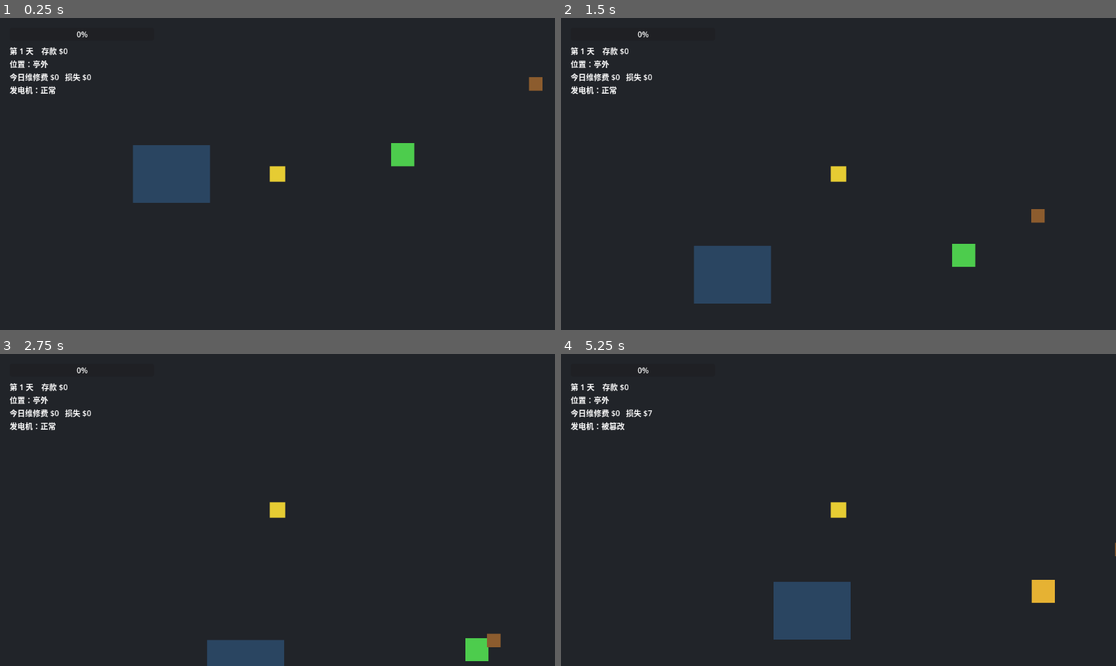
Above: before the commit, frames 1-4 (two rows, left to right).
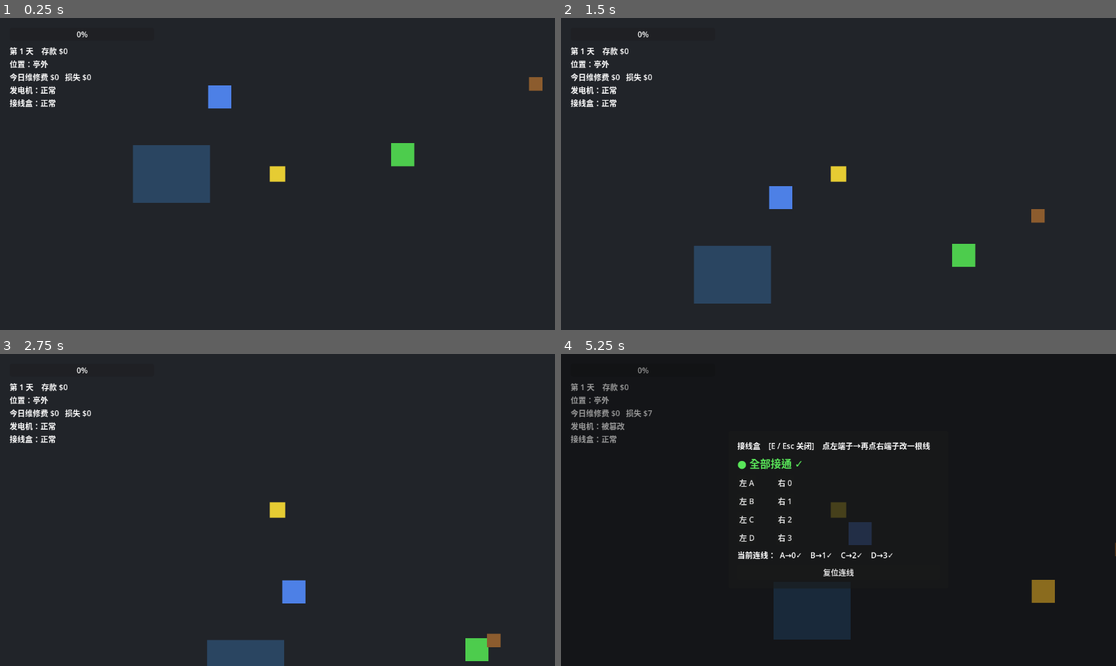
Above: after the commit, the same moments.

Repository: Zhi-Liao-jz/gamejam
Game: Godot game, scene res://scenes/main.tscn
Same seed, same stepped clock (60 frames per second), same inputs: the game is played once before the commit and once after it.
Inputs:
- Up to frame 1 (0.25 s): no input
- Up to frame 2 (1.5 s): tap Enter at 0.5 s; hold E (interact) 0.53-1.28 s; hold W (move_up) from 0.53 s (still down); tap Space at 0.77, 1.07 s; tap N (next_day) at 0.8, 1.35 s
- Up to frame 3 (2.75 s): tap Space at 1.52, 1.55, 1.82, 2.1 s; release W (move_up) at 2.03 s; hold A (move_left) from 2.03 s (still down); hold E (interact) from 2.03 s (still down)
- Up to frame 4 (5.25 s): release E (interact) at 2.78 s; tap E (interact) at 2.85, 4.55 s; tap Space at 3.02, 3.32, 3.77, 3.8, 4.07, 4.52, 4.82 s; tap N (next_day) at 3.05, 3.6 s; release A (move_left) at 3.53 s; hold S (move_down) 3.53-4.28 s; tap Escape (ui_cancel) at 4.15 s; hold D (move_right) 4.28-5.03 s; tap Enter at 4.35 s; hold W (move_up) from 5.03 s (still down); hold E (interact) from 5.03 s (still down)

The runs differ from the first frame. In frame 1, 0.4% of the frame differs, in the area x 1-42%, y 21-30%; in frame 2, 0.4%; in frame 3, 0.4%; in frame 4, 5.3%, in the area x 1-100%, y 4-92%.

Commit message:
实现 Demo 第5a步：接线盒(第二种设备/连线谜题) + 失败通关判定
- 新增 JunctionBox(extends BaseDevice)：连线谜题，错接/短路映射 NORMAL/TAMPERED/FAULT/SEVERE，
  复用统一接口——猴子/HUD/经济/player 零改动自动支持第二种设备
- 新增连线面板 junction_panel.gd(点两下接线，灰盒，不暂停世界)
- 失败/通关判定：BaseDevice 加 is_fatal()(SEVERE 持续 6s=致命)，Game 加 has_fatal_fault/is_bankrupt
- day 流程按 outcome 分支：致命/破产→game over 只重试不入账不推进天；烟抽完无故障→通关
- 双设备声音方位+音色区分(接线盒左/电火花，发电机右/喘振)，亭内可辨

Diff:
--- a/global/game_state.gd
+++ b/global/game_state.gd
@@ -5,6 +5,7 @@
 # ---------- 配置（先写死） ----------
 const DAY_LENGTH: float = 30.0  # 抽完一根烟需要的秒数（= 一天长度）
 const BASE_WAGE: int = 100  # 每天基础工资
+const BANKRUPT_LINE: int = 0  # 预计存款低于此值即破产（对应文档"工资为负"的累计语义）
 
 # ---------- 运行时状态 ----------
 var day: int = 1
@@ -38,6 +39,26 @@
 	return BASE_WAGE - today_repair_cost - int(today_loss)
 
 
+# ---------- 失败 / 通关判定（纯函数，集中在 Game）----------
+## 是否有设备彻底损坏（致命）—— 任一设备 is_fatal()。
+func has_fatal_fault() -> bool:
+	for node: Node in get_tree().get_nodes_in_group("devices"):
+		var dev := node as BaseDevice
+		if dev and dev.is_fatal():
+			return true
+	return false
+
+
+## 结算后的预计存款 = 当前存款 + 当天工资（工资含损失/维修费扣除）。
+func projected_money() -> int:
+	return money + compute_wage()
+
+
+## 是否资不抵债（破产）。
+func is_bankrupt() -> bool:
+	return projected_money() < BANKRUPT_LINE
+
+
 ## 结算入账并进入下一天（结算规则集中在 Game，状态机只负责转场）
 func settle_and_advance(earned: int) -> void:
 	money += earned
--- a/global/sound_manager.gd
+++ b/global/sound_manager.gd
@@ -39,6 +39,9 @@
 	# 猴子声（第3步）——亭内只靠这些判断外面：脚步=预警，翻找=决策窗口
 	_streams["monkey_step"] = _make_tone(130.0, "square", 0.5, true, 0.22, 0.0, 4.0)
 	_streams["monkey_fiddle"] = _make_tone(420.0, "saw", 0.5, true, 0.28, 9.0)
+	# 接线盒声（第5a步）——音色明显区别于发电机，亭内能听出是哪个设备在响
+	_streams["jbox_tampered"] = _make_tone(330.0, "square", 0.5, true, 0.16, 7.0)  # 继电器嗡鸣
+	_streams["jbox_fault"] = _make_tone(160.0, "saw", 0.5, true, 0.45, 0.0, 8.0)  # 电火花/跳闸噼啪
 
 
 ## 合成一段 16-bit 单声道 PCM 音。loop=true 时按整数周期取样以保证无缝循环。
--- a/scenes/main.tscn
+++ b/scenes/main.tscn
@@ -13,6 +13,8 @@
 [ext_resource type="Script" path="res://scripts/entities/monkey_states/tampering.gd" id="11_tamper"]
 [ext_resource type="Script" path="res://scripts/entities/monkey_states/fleeing.gd" id="12_flee"]
 [ext_resource type="Script" path="res://scripts/ui/generator_panel.gd" id="13_genpanel"]
+[ext_resource type="Script" path="res://scripts/devices/junction_box.gd" id="14_jbox"]
+[ext_resource type="Script" path="res://scripts/ui/junction_panel.gd" id="15_jboxpanel"]
 
 [sub_resource type="RectangleShape2D" id="Rect_booth"]
 size = Vector2(160, 120)
@@ -57,6 +59,13 @@
 script = ExtResource("5_gen")
 
 [node name="CollisionShape2D" type="CollisionShape2D" parent="World/Generator"]
+shape = SubResource("Rect_gen")
+
+[node name="JunctionBox" type="Area2D" parent="World"]
+position = Vector2(-120, -160)
+script = ExtResource("14_jbox")
+
+[node name="CollisionShape2D" type="CollisionShape2D" parent="World/JunctionBox"]
 shape = SubResource("Rect_gen")
 
 [node name="Player" type="CharacterBody2D" parent="World"]
@@ -140,3 +149,9 @@
 
 [node name="GeneratorPanel" type="Control" parent="GenPanelLayer"]
 script = ExtResource("13_genpanel")
+
+[node name="JBoxPanelLayer" type="CanvasLayer" parent="."]
+layer = 4
+
+[node name="JunctionPanel" type="Control" parent="JBoxPanelLayer"]
+script = ExtResource("15_jboxpanel")
--- a/scripts/day/day_settlement.gd
+++ b/scripts/day/day_settlement.gd
@@ -2,21 +2,25 @@
 ## 一天的"结算"状态：算工资、弹结算面板，等玩家选择下一天 / 重试。
 
 var wage: int = 0
+var outcome: String = "win_day"  # win_day / fail_fatal / fail_bankrupt
 
 
-func enter(_msg: Dictionary = {}) -> void:
+func enter(msg: Dictionary = {}) -> void:
+	outcome = msg.get("outcome", "win_day")
 	wage = Game.compute_wage()
 	var data := {
 		"base": Game.BASE_WAGE,
 		"repair": Game.today_repair_cost,
 		"loss": int(Game.today_loss),
 		"wage": wage,
+		"outcome": outcome,
 	}
 	EventBus.push_event("show_settlement", data)
 
 
 func update(_delta: float) -> void:
-	if Input.is_action_just_pressed("next_day"):
+	# 失败(game over)时屏蔽 [N]：当天工资不入账、不推进天，只能 [R] 重试当天
+	if outcome == "win_day" and Input.is_action_just_pressed("next_day"):
 		Game.settle_and_advance(wage)
 		fsm.transition_to(&"Working")
 	elif Input.is_action_just_pressed("retry"):
--- a/scripts/day/day_working.gd
+++ b/scripts/day/day_working.gd
@@ -8,8 +8,15 @@
 
 
 func update(delta: float) -> void:
+	# 失败判定：设备彻底损坏 / 资不抵债 → 当天提前结束(game over)
+	if Game.has_fatal_fault():
+		fsm.transition_to(&"Settlement", {"outcome": "fail_fatal"})
+		return
+	if Game.is_bankrupt():
+		fsm.transition_to(&"Settlement", {"outcome": "fail_bankrupt"})
+		return
 	if Game.player_in_booth:
 		Game.smoke_progress += delta / Game.DAY_LENGTH
 		if Game.smoke_progress >= 1.0:
 			Game.smoke_progress = 1.0
-			fsm.transition_to(&"Settlement")
+			fsm.transition_to(&"Settlement", {"outcome": "win_day"})
--- a/scripts/devices/base_device.gd
+++ b/scripts/devices/base_device.gd
@@ -5,11 +5,14 @@
 
 enum DeviceState { NORMAL, TAMPERED, FAULT, SEVERE }  # 正常 / 被篡改 / 故障 / 严重故障
 
+const FATAL_SECS := 6.0  # 严重故障(SEVERE)持续超此秒数 = 致命(设备彻底损坏)
+
 @export var device_name: String = "设备"
 @export var repair_fee: int = 10  # 每次修复的费用
 @export var loss_per_second: int = 5  # 故障时每秒造成的损失
 
 var state: DeviceState = DeviceState.NORMAL
+var _severe_time: float = 0.0  # SEVERE 持续时长，用于 is_fatal()
 
 # 设备自带的位置音频：用 Godot 内建 2D 音频，自动按距离衰减 + 左右声像。
 # 不走 SoundManager 的 _is_on_screen 过滤——亭内画面被遮、设备不在屏幕，但声音必须照常播放。
@@ -30,6 +33,8 @@
 	_device_process(delta)
 	if state == DeviceState.FAULT or state == DeviceState.SEVERE:
 		Game.add_loss(loss_per_second * delta)
+	if state == DeviceState.SEVERE:
+		_severe_time += delta
 
 
 # ---------- 子类重写点 ----------
@@ -82,6 +87,16 @@
 	repair()
 
 
+## 是否已彻底损坏（致命）：仅严重故障(SEVERE)持续超 FATAL_SECS。普通设备到不了 SEVERE → 恒 false。
+func is_fatal() -> bool:
+	return state == DeviceState.SEVERE and _severe_time >= FATAL_SECS
+
+
+## 距致命还剩多少秒（供面板倒计时显示）。
+func severe_remaining() -> float:
+	return maxf(0.0, FATAL_SECS - _severe_time)
+
+
 func state_text() -> String:
 	match state:
 		DeviceState.NORMAL:
@@ -99,6 +114,8 @@
 	if s == state:
 		return
 	var was_faulted := state == DeviceState.FAULT or state == DeviceState.SEVERE
+	if s != DeviceState.SEVERE:
+		_severe_time = 0.0  # 离开严重故障即清零，避免再次进入时残留累时提前致命
 	state = s
 	set_process(s != DeviceState.NORMAL)  # 仅异常态需要逐帧推进/累损
 	queue_redraw()  # 外观只依赖 state，状态变化时重绘一次即可
--- /dev/null
+++ b/scripts/devices/junction_box.gd
@@ -0,0 +1,133 @@
+class_name JunctionBox
+extends BaseDevice
+## 接线盒：N 个左端子各接到一个右端子，玩家在面板里把连线接回正确组合。
+## 错接越多越严重；短路(两根接同一处)= 严重故障(致命预备)。猴子捣乱 = 拔线/交换/乱接。
+## 照搬发电机的子类模板，只新增重写点，不动 BaseDevice 框架（验证设备统一接口）。
+
+const N := 4  # 4 个左端子 A/B/C/D ↔ 4 个右端子 0/1/2/3
+const TARGET: Array[int] = [0, 1, 2, 3]  # 正确组合 = 恒等直连（写死，所有天相同）
+const SHORT_CIRCUIT_FINE := 15  # 每次跌入短路的一次性罚款（计入今日维修费）
+
+var wiring: Array[int] = [0, 1, 2, 3]  # wiring[i] = 第 i 个左端子当前接到的右端子编号
+var _was_short := false
+
+
+func _setup() -> void:
+	device_name = "接线盒"
+	repair_fee = 0  # 无一键修，只能在面板里接对
+	loss_per_second = 10  # 略高于发电机 8，短路更烧钱
+	_reset_to_day()
+	EventBus.subscribe("hide_settlement", _reset_to_day)
+
+
+# ---------- 派生量（现算不缓存）----------
+func wrong_count() -> int:
+	var c := 0
+	for i in N:
+		if wiring[i] != TARGET[i]:
+			c += 1
+	return c
+
+
+## 是否短路：有两根线接到同一个右端子（连线非排列）。
+func is_short() -> bool:
+	var counts: Array[int] = []
+	counts.resize(N)
+	counts.fill(0)
+	for i in N:
+		counts[wiring[i]] += 1
+	for c in counts:
+		if c >= 2:
+			return true
+	return false
+
+
+# ---------- 失配 → 离散状态（复用 _set_state，零改框架）----------
+## 短路或错接≥3根 → SEVERE（致命预备，倒计时）；这是让失败判定真正可达的关键。
+func sync_state() -> void:
+	# 短路罚款：本帧短路且上帧不短路 = 上升沿，罚一次（玩家误接或猴子乱接都算）
+	var short_now := is_short()
+	if short_now and not _was_short:
+		Game.add_repair_cost(SHORT_CIRCUIT_FINE)
+	_was_short = short_now
+
+	if short_now or wrong_count() >= 3:
+		_set_state(DeviceState.SEVERE)
+	elif wrong_count() == 0:
+		_set_state(DeviceState.NORMAL)
+	elif wrong_count() <= 1:
+		_set_state(DeviceState.TAMPERED)
+	else:  # 错接 2 根
+		_set_state(DeviceState.FAULT)
+
+
+func _device_process(delta: float) -> void:
+	sync_state()
+	# TAMPERED 区间子类自扣；FAULT/SEVERE 交 base._process 扣（互斥，零双扣）
+	if state == DeviceState.TAMPERED:
+		Game.add_loss(loss_per_second * delta)
+
+
+# ---------- 按当天复位到正确连线（开局/新一天正常）----------
+func _reset_to_day() -> void:
+	wiring = TARGET.duplicate()
+	_was_short = false
+	_severe_time = 0.0
+	sync_state()
+
+
+# ---------- 猴子捣乱：随机拔线/交换/乱接（复用统一接口）----------
+func _on_tamper() -> void:
+	# 1/3 乱接短路 → 严重故障(致命倒计时)；2/3 交换两根线 → 故障(持续扣费)。
+	# 形成"致命 vs 仅烧钱"的梯度（注：恒等基线上单根改线必撞车=短路，故只用交换做非短路的错接）。
+	if randi() % 3 == 0:
+		var i := randi() % N
+		var k := (i + 1 + randi() % (N - 1)) % N
+		wiring[i] = wiring[k]  # 把某根接到另一根已占用的右端子 = 短路
+	else:
+		_swap_two()
+	sync_state()
+	# 兜底：随机恰好仍正确 → 强制交换一对，保证越界，猴子不空跑
+	if state == DeviceState.NORMAL:
+		_swap_two()
+		sync_state()
+
+
+func _swap_two() -> void:
+	var i := randi() % N
+	var j := (i + 1 + randi() % (N - 1)) % N
+	var tmp := wiring[i]
+	wiring[i] = wiring[j]
+	wiring[j] = tmp
+
+
+# ---------- 靠近交互：打开连线面板 ----------
+func interact() -> void:
+	EventBus.push_event("open_junction_panel", [self])
+
+
+func inspect() -> Dictionary:
+	var d := super.inspect()
+	d["wiring"] = wiring
+	d["wrong"] = wrong_count()
+	d["short"] = is_short()
+	return d
+
+
+func _sound_key_for(s: DeviceState) -> String:
+	match s:
+		DeviceState.TAMPERED:
+			return "jbox_tampered"
+		DeviceState.FAULT, DeviceState.SEVERE:
+			return "jbox_fault"
+	return ""
+
+
+func _draw() -> void:
+	var col := Color(0.3, 0.5, 0.9)  # 正常: 蓝（区别于发电机绿）
+	match state:
+		DeviceState.TAMPERED:
+			col = Color(0.95, 0.6, 0.2)  # 被篡改: 橙
+		DeviceState.FAULT, DeviceState.SEVERE:
+			col = Color(0.9, 0.2, 0.2)  # 故障/严重: 红
+	draw_rect(Rect2(-24, -24, 48, 48), col)
--- a/scripts/ui/hud.gd
+++ b/scripts/ui/hud.gd
@@ -35,9 +35,22 @@
 
 func _on_show_settlement(data: Dictionary) -> void:
 	settlement.visible = true
+	var outcome: String = data.get("outcome", "win_day")
+	var header := ""
+	var footer := "[N] 进入下一天      [R] 重试当天"
+	match outcome:
+		"fail_fatal":
+			header = "⚠ 设备彻底损坏 · 当天作废\n\n"
+			footer = "[R] 重试当天"
+		"fail_bankrupt":
+			header = "⚠ 资不抵债 · 破产\n\n"
+			footer = "[R] 重试当天"
 	settlement_label.text = (
-		"今日结算\n\n基础工资：$%d\n维修费：-$%d\n设备损失：-$%d\n--------------------\n当天收入：$%d\n\n[N] 进入下一天      [R] 重试当天"
-		% [data["base"], data["repair"], data["loss"], data["wage"]]
+		header
+		+ (
+			"今日结算\n\n基础工资：$%d\n维修费：-$%d\n设备损失：-$%d\n--------------------\n当天收入：$%d\n\n%s"
+			% [data["base"], data["repair"], data["loss"], data["wage"], footer]
+		)
 	)
 
 
--- /dev/null
+++ b/scripts/ui/junction_panel.gd
@@ -0,0 +1,169 @@
+extends Control
+## 接线盒控制台（灰盒，代码构建 UI）。点左端子再点右端子改一根线，把连线接回正确组合。
+## 不暂停世界——开面板时烟仍在烧、猴子仍在跑。仿 generator_panel.gd。
+
+const LEFT_NAMES := ["A", "B", "C", "D"]
+
+var _jbox: JunctionBox = null
+var _picked_left := -1
+
+var _lamp: Label
+var _countdown: Label
+var _wires_label: Label
+var _left_btns: Array[Button] = []
+
+
+func _ready() -> void:
+	visible = false
+	mouse_filter = Control.MOUSE_FILTER_STOP
+	set_anchors_and_offsets_preset(Control.PRESET_FULL_RECT)
+	_build_ui()
+	EventBus.subscribe("open_junction_panel", _on_open)
+	# 进结算/新一天时强制关闭
+	EventBus.subscribe("show_settlement", _on_force_close)
+	EventBus.subscribe("hide_settlement", _on_force_close)
+
+
+func _build_ui() -> void:
+	var dim := ColorRect.new()
+	dim.color = Color(0, 0, 0, 0.4)
+	dim.set_anchors_and_offsets_preset(Control.PRESET_FULL_RECT)
+	dim.mouse_filter = Control.MOUSE_FILTER_IGNORE
+	add_child(dim)
+
+	var center := CenterContainer.new()
+	center.set_anchors_and_offsets_preset(Control.PRESET_FULL_RECT)
+	center.mouse_filter = Control.MOUSE_FILTER_IGNORE
+	add_child(center)
+
+	var margin := MarginContainer.new()
+	for side in ["margin_left", "margin_right", "margin_top", "margin_bottom"]:
+		margin.add_theme_constant_override(side, 18)
+
+	var panel := PanelContainer.new()
+	panel.add_child(margin)
+	center.add_child(panel)
+
+	var vbox := VBoxContainer.new()
+	vbox.custom_minimum_size = Vector2(420, 0)
+	vbox.add_theme_constant_override("separation", 8)
+	margin.add_child(vbox)
+
+	var title := Label.new()
+	title.text = "接线盒    [E / Esc 关闭]    点左端子→再点右端子改一根线"
+	vbox.add_child(title)
+
+	_lamp = Label.new()
+	_lamp.add_theme_font_size_override("font_size", 22)
+	vbox.add_child(_lamp)
+
+	_countdown = Label.new()
+	_countdown.add_theme_font_size_override("font_size", 18)
+	_countdown.modulate = Color(0.95, 0.4, 0.35)
+	vbox.add_child(_countdown)
+
+	var grid := GridContainer.new()
+	grid.columns = 2
+	grid.add_theme_constant_override("h_separation", 40)
+	grid.add_theme_constant_override("v_separation", 6)
+	vbox.add_child(grid)
+	for i in JunctionBox.N:
+		var lb := Button.new()
+		lb.text = "左 " + LEFT_NAMES[i]
+		lb.pressed.connect(_on_left.bind(i))
+		grid.add_child(lb)
+		_left_btns.append(lb)
+		var rb := Button.new()
+		rb.text = "右 " + str(i)
+		rb.pressed.connect(_on_right.bind(i))
+		grid.add_child(rb)
+
+	_wires_label = Label.new()
+	vbox.add_child(_wires_label)
+
+	var reset := Button.new()
+	reset.text = "复位连线"
+	reset.pressed.connect(_on_reset)
+	vbox.add_child(reset)
+
+
+func _process(_delta: float) -> void:
+	if not visible or _jbox == null:
+		return
+	_refresh()
+
+
+func _refresh() -> void:
+	var wrong := _jbox.wrong_count()
+	if _jbox.is_short():
+		_lamp.text = "● 短路！两根线接到同一处"
+		_lamp.modulate = Color(0.95, 0.4, 0.35)
+	elif wrong == 0:
+		_lamp.text = "● 全部接通 ✓"
+		_lamp.modulate = Color(0.35, 0.9, 0.35)
+	else:
+		_lamp.text = "● 错接 %d 根" % wrong
+		_lamp.modulate = Color(0.95, 0.4, 0.35)
+
+	if _jbox.state == BaseDevice.DeviceState.SEVERE:
+		_countdown.text = "⚠ 严重故障  致命倒计时 %.1f s" % _jbox.severe_remaining()
+		_countdown.visible = true
+	else:
+		_countdown.visible = false
+
+	var parts := PackedStringArray()
+	for i in JunctionBox.N:
+		var mark := "✓" if _jbox.wiring[i] == JunctionBox.TARGET[i] else "✗"
+		parts.append("%s→%d%s" % [LEFT_NAMES[i], _jbox.wiring[i], mark])
+	_wires_label.text = "当前连线：  " + "    ".join(parts)
+
+	for i in _left_btns.size():
+		_left_btns[i].modulate = Color(1, 1, 0.4) if i == _picked_left else Color(1, 1, 1)
+
+
+func _input(event: InputEvent) -> void:
+	if not visible:
+		return
+	if event.is_action_pressed("interact") or event.is_action_pressed("ui_cancel"):
+		_close()
+		get_viewport().set_input_as_handled()
+
+
+func _on_open(box: JunctionBox) -> void:
+	_jbox = box
+	_picked_left = -1
+	visible = true
+	_refresh()
+
+
+func _close() -> void:
+	visible = false
+	_picked_left = -1
+
+
+func _on_force_close(_data = null) -> void:
+	if visible:
+		_close()
+
+
+func _on_left(i: int) -> void:
+	_picked_left = i
+	_refresh()
+
+
+func _on_right(j: int) -> void:
+	if _jbox == null or _picked_left < 0:
+		return
+	_jbox.wiring[_picked_left] = j
+	_jbox.sync_state()
+	_picked_left = -1
+	_refresh()
+
+
+func _on_reset() -> void:
+	if _jbox == null:
+		return
+	_jbox.wiring = JunctionBox.TARGET.duplicate()
+	_jbox.sync_state()
+	_picked_left = -1
+	_refresh()
Not shown: 1 places in scenes/main.tscn that only renumber resources
Not shown, added: scripts/devices/junction_box.gd.uid
Not shown, added: scripts/ui/junction_panel.gd.uid
